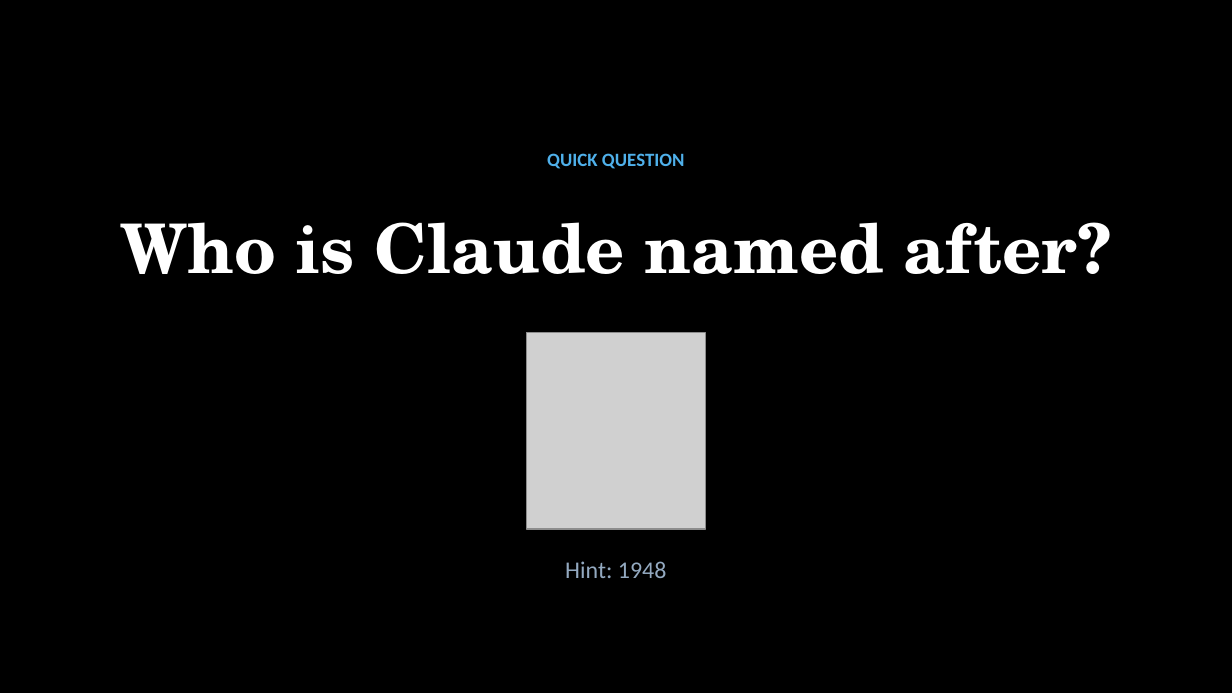
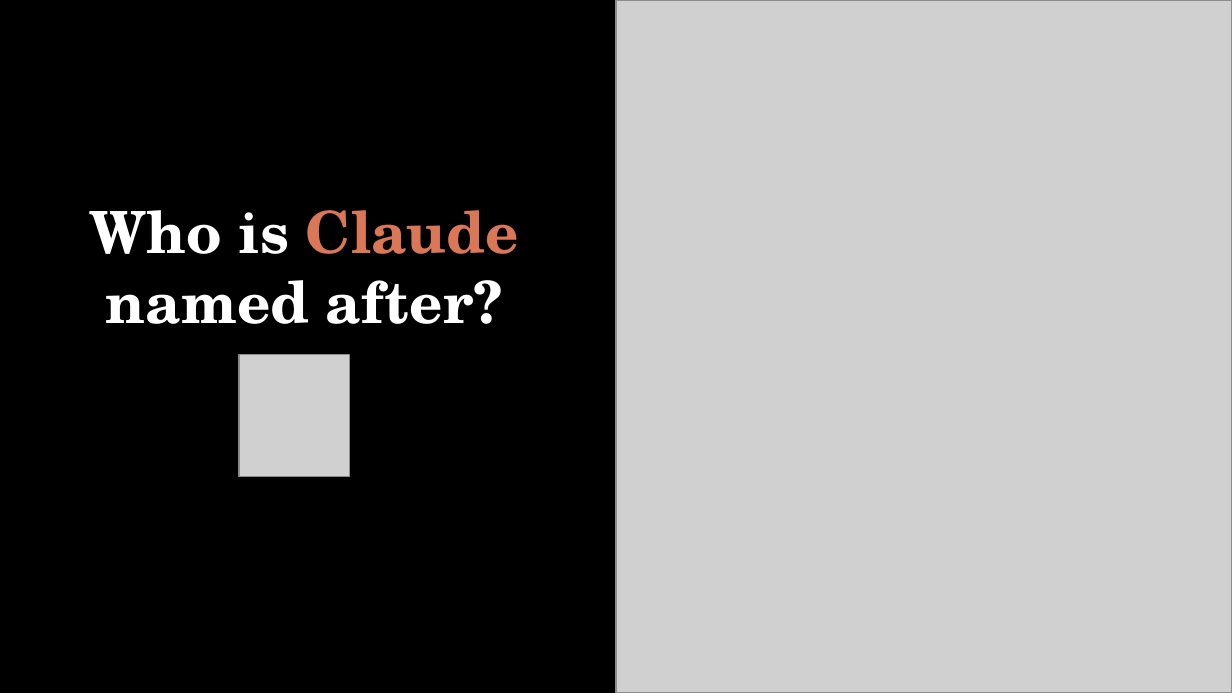
Before and after one commit to ApplauseAuto/testcon-ai-cc-demo, a slide deck: slide 3 of presentation/TestCon2026 - A Tester's Guide to Claude Code.pptx. Drawn at 1232x693 pixels with LibreOffice and Linux fonts; fonts in the diff are those of the drawing; grey boxes stand for pictures. Boxes give left, top, right and bottom in pixels: in the first picture for what was removed or moved away, otherwise in the second. Text is boxed around its words. In the diff, an @@ line names an element or a change of style, - is before the commit and + after.

```diff
--- a/presentation/TestCon2026 - A Tester's Guide to Claude Code.pptx
+++ b/presentation/TestCon2026 - A Tester's Guide to Claude Code.pptx
@@ picture added at [616, 0, 1232, 692] @@
@@ text "Who is Claude named after?": place and size @@
-text "Who is Claude named after?" at [120, 222, 1112, 274]
+text "Who is Claude named after?" at [90, 210, 519, 324]
@@ text "Who is Claude named after?" at [90, 210, 519, 324]: size 40 to 34 pt; text colour #FFFFFF to #D97757 in "Claude" @@
@@ text removed at [547, 153, 685, 169] @@
-QUICK QUESTION
@@ picture: place and size @@
-picture at [527, 333, 706, 529]
+picture at [239, 355, 350, 477]
@@ text removed at [565, 561, 667, 578] @@
-Hint: 1948
```
Also in this commit, not shown: 28 other slides changed, 1 slide added, 2 slides removed, 1 other file.
